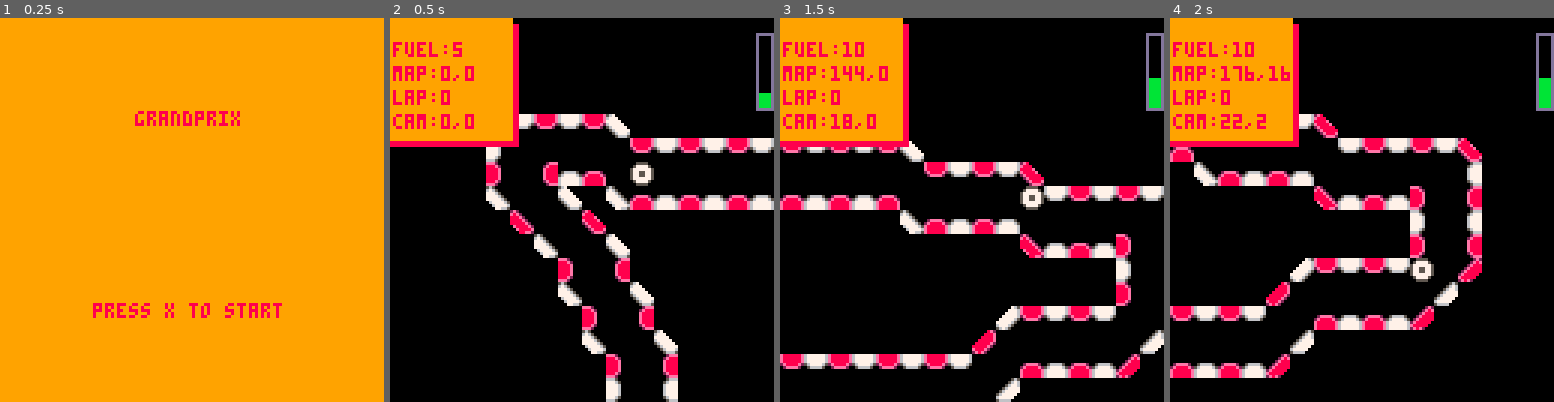
Above: before the commit, frames 1-4 (left to right).
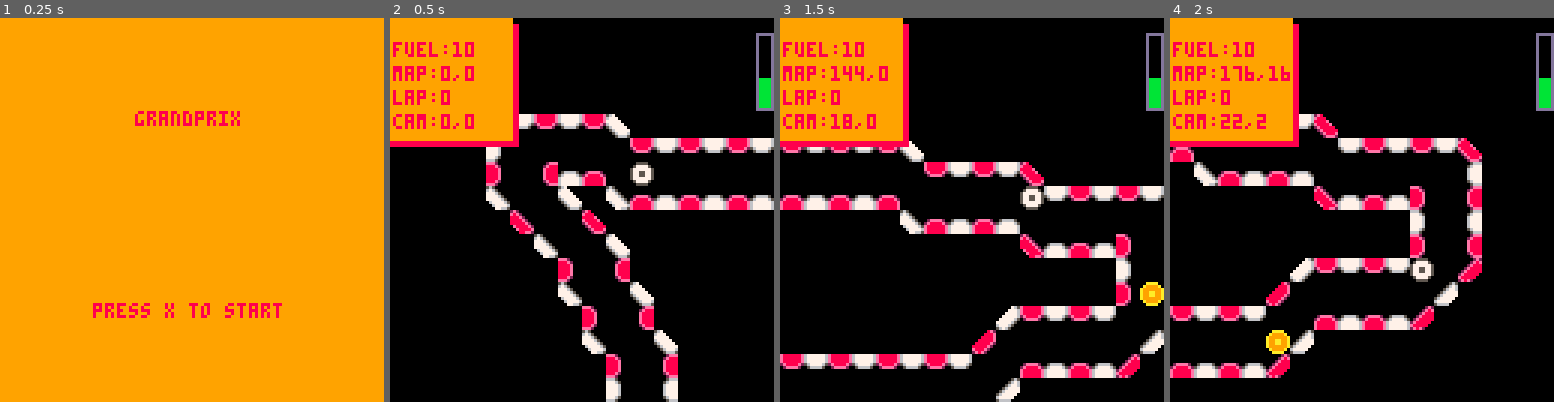
Above: after the commit, the same moments.

Repository: mmckendry/GrandPrixP8
Game: PICO-8 cartridge grandprix.p8
Same seed, same stepped clock (60 frames per second), same inputs: the game is played once before the commit and once after it.
Inputs:
- Up to frame 1 (0.25 s): no input
- Up to frame 2 (0.5 s): tap X (X key) at 0.33 s
- Up to frame 3 (1.5 s): tap O (Z key) at 0.7 s; tap X (X key) at 1.07 s
- Up to frame 4 (2 s): hold Right from 1.6 s (still down); tap O (Z key) at 1.7 s; tap X (X key) at 1.85 s

Frame 1 is identical in both runs. In frame 2, 0.2% of the frame differs, in the area x 16-100%, y 6-20%; in frame 3, 0.3%, in the area x 93-100%, y 68-75%; in frame 4, 0.3%.

Commit message:
Refactor pathfinding to pass car object

Diff:
--- a/grandprix.p8
+++ b/grandprix.p8
@@ -2,31 +2,35 @@
 version 29
 __lua__
  scene=0
- fuel=5
  lap=0
  first=true
  timer=0
 
  function _init()
+
+  delay=0
+  make_player()
   shake=0
-  last_x= 0
-  last_y = 0
-  make_player()
-  display = false
-  is_generated = false
+  last_x=0
+  last_y=0
+  display=false
+  is_generated=false
  end
 
  function _update()
-  if(scene == 0) then
+  if(scene==0) then
    title_update()
-  elseif (scene == 1) then
+  elseif (scene==1) then
    move_player()
-   if (fuel != 0) then
-    pathfinding()
+   if (player["fuel"]!=0) then
+    pathfinding(player)
+    if(delay > 1) then
+     pathfinding(opponent)
+    end
    end
-  elseif(scene == 2) then
+  elseif(scene==2) then
    finish_update()
-  elseif(scene == 3) then
+  elseif(scene==3) then
    pitstop_update()
   end
  end
@@ -38,7 +42,8 @@
   elseif(scene==1) then
    camera_follow()
    drawtrack()
-   spr(0,p.x*8,p.y*8)
+   spr(0,player[2]["cx"]*8,player[2]["cy"]*8)
+   spr(2,opponent[2]["cx"]*8,opponent[2]["cy"]*8)
    update_fuel()
    display_fuel()
    metrics()
@@ -55,11 +60,10 @@
 c={}
 c.x=0
 c.y=0
-
 --camera follows the player
 function camera_follow()
- c.x=p.x-10
- c.y=p.y-10
+ c.x=player[2]["cx"]-10
+ c.y=player[2]["cy"]-10
 
  c.x=mid(0,c.x,128)
  c.y=mid(0,c.y,128)
@@ -98,68 +102,67 @@
 
 --update fuel
 function update_fuel()
- local delay=0
  if(delay<60) then
   delay+=1
  end
  if(delay>=60) then
   delay=0
-  if (fuel!=0) then
-   fuel-=1
+  if (player.fuel!=0) then
+   player["fuel"]-=1
   end
  end
 end
 
 --pathfinding for the player
-function pathfinding()
- local up = {}
- local down = {}
- local left = {}
- local right = {}
- local neighbours = {}
- local candidates = {}
- local next_step = {}
-
- local new_x = p.x
- local new_y = p.y
- if(first) then
-  last_x -= 1
-  last_y = p.y
-  first = false
+function pathfinding(car)
+ local up={}
+ local down={}
+ local left={}
+ local right={}
+ local neighbours={}
+ local candidates={}
+ local next_step={}
+
+ car[3]["nx"]=car[2]["cx"]
+ car[3]["ny"]=car[2]["cy"]
+ if(first)then
+  car[1]["lx"]-=1
+  car[1]["ly"]=car[2]["cy"]
+  first=false
  end
 
 function set_neighbours()
-  left[1] = new_x - 1
-  left[2] = new_y
-  right[1] = new_x + 1
-  right[2] = new_y
-  up[1] = new_x
-  up[2] = new_y + 1
-  down[1] = new_x
-  down[2] = new_y - 1
-  neighbours = {left,right,up,down}
+  left[1]=car[3]["nx"] - 1
+  left[2]=car[3]["ny"]
+  right[1]=car[3]["nx"] + 1
+  right[2]=car[3]["ny"]
+  up[1]=car[3]["nx"]
+  up[2]=car[3]["ny"] + 1
+  down[1]=car[3]["nx"]
+  down[2]=car[3]["ny"] - 1
+  neighbours={left,right,up,down}
  end
 
  set_neighbours()
 
   for k, v in ipairs(neighbours) do
    for j, m in ipairs(v) do
-     candidates[j] = m
+     candidates[j]=m
    end
-   if (candidates[1]!=last_x or candidates[2]!=last_y) then
+   if (candidates[1]!=car[1]["lx"] or candidates[2]!=car[1]["ly"]) then
     -- sfx(0)
      if(can_move(candidates[1], candidates[2])) then
-      next_step[1] = candidates[1]
-      next_step[2] = candidates[2]
+      next_step[1]=candidates[1]
+      next_step[2]=candidates[2]
      end
    end
   end
 
- last_x = p.x
- last_y = p.y
-
- p.x = next_step[1]
- p.y = next_step[2]
+ car[1]["lx"]=car[2]["cx"]
+ car[1]["ly"]=car[2]["cy"]
+
+ car[2]["cx"]=next_step[1]
+ car[2]["cy"]=next_step[2]
 end
 -->8
 -- display
@@ -168,7 +171,7 @@
  local y = c.y*8
  rectfill(x,y+42,x+42,y+2,8)
  rectfill(x,y+40,x+40,y+0,9)
- print("fuel:"..fuel,x+1,y+8,8)
+ print("fuel:"..player.fuel,x+1,y+8,8)
  print("map:"..x..","..y,x+1,y+16,8)
  print("lap:"..lap,x+1,y+24,8)
  print("cam:"..c.x ..","..c.y,x+1,y+32,8)
@@ -179,16 +182,16 @@
 end
 
 function display_fuel()
- local x = c.x*8
- local y = c.y*8
-
-  rectfill(x+122,y+30,x+128,y+30-fuel,11)
+ local x=c.x*8
+ local y=c.y*8
+
+  rectfill(x+122,y+30,x+128,y+30-player["fuel"],11)
   rect(x+122,y+5,x+127,y+30,13)
 end
 
 function out_of_fuel()
  local text="you are out of fuel!"
- if (fuel == 0) then
+ if (player.fuel == 0) then
   display = true
   set_textwindow(text, 8, 9, 8)
  end
@@ -225,14 +228,12 @@
 -->8
 --player functions
 function make_player()
- p={}
- p.x=7
- p.y=5
- p.sprite=5
+ player={{lx=0,ly=8},{cx=7,cy=5},{nx=0,ny=8},fuel=10}
+ opponent={{lx=0,ly=8},{cx=16,cy=6},{nx=0,ny=8},fuel=10}
 end
 
 function move_player()
- local new_x,new_y=p.x,p.y
+ local new_x,new_y=player[2]["cx"],player[2]["cy"]
  local text = "box box box!"
 
  if (btnp(⬇️)) then
@@ -359,6 +360,7 @@
  scene=1
  s_finished=false
  timer=0
+ player["fuel"]=10
 end
 
 function pit_timer()
Not shown, changed: 131 lines of the sprite sheet (__gfx__) section of grandprix.p8
Not shown, changed: the thumbnail (__label__) section of grandprix.p8
